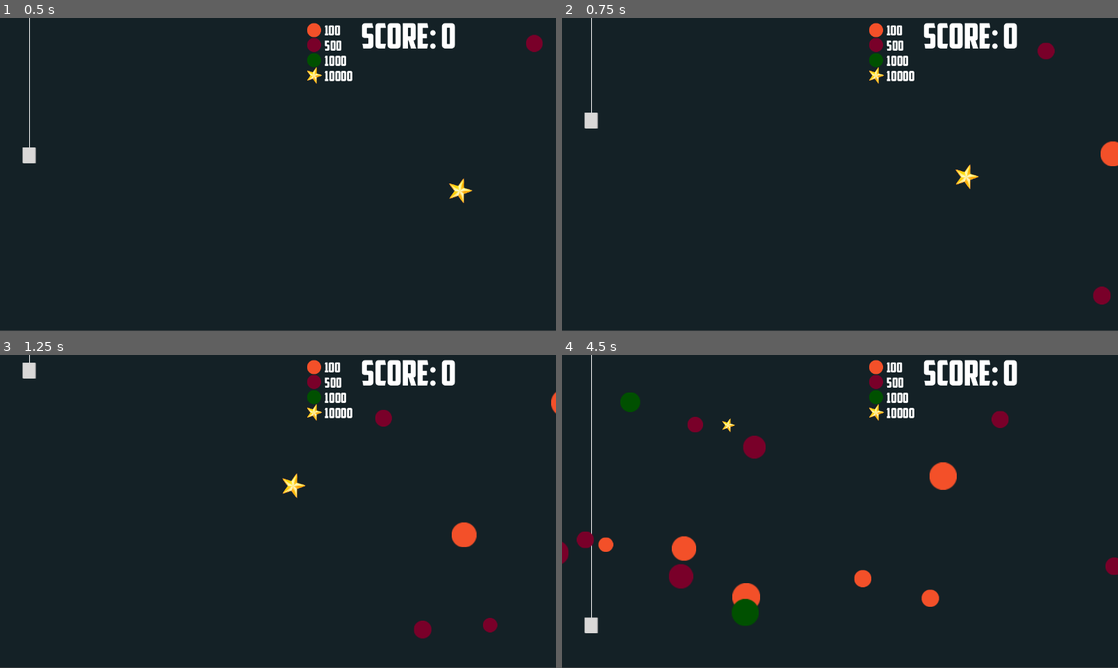
Above: before the commit, frames 1-4 (two rows, left to right).
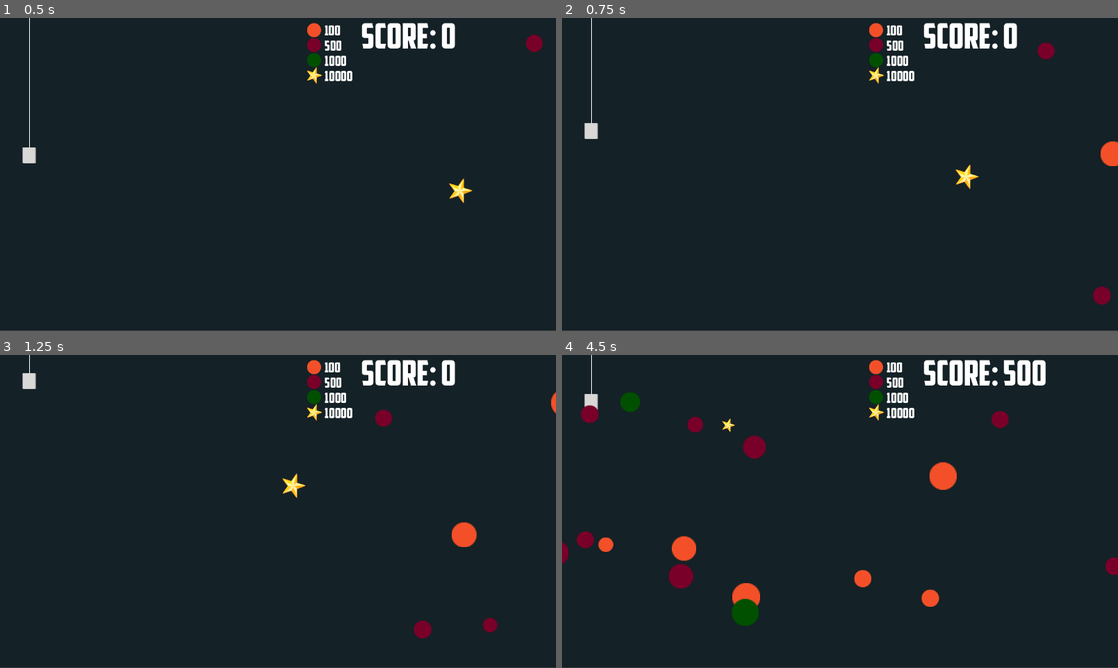
Above: after the commit, the same moments.

Repository: AdamYoder02/AAIDocumentation
Game: Godot game, scene res://level/level.tscn
The game is run twice, just before and just after one commit, with the same random seed, the same clock (stepped at 60 frames per second) and the same inputs.
Inputs (mouse positions are in pixels of both pictures, inside the frame that each line leads up to):
- Up to frame 1 (0.5 s): no input
- Up to frame 2 (0.75 s): move the mouse to (812, 237) at 0.52 s; hold Up (Up) from 0.53 s (still down); tap C (Spawn Ball) at 0.6 s
- Up to frame 3 (1.25 s): keep holding Up (Up)
- Up to frame 4 (4.5 s): move the mouse to (1006, 558) at 1.27 s; tap X (Throw) at 1.35, 2.85, 4.35 s; move the mouse to (673, 464) at 2.02 s; release Up (Up) at 2.03 s; hold Down (Down) 2.03-4.28 s; tap C (Spawn Ball) at 2.1, 3.6 s; move the mouse to (867, 511) at 2.77 s; move the mouse to (756, 433) at 3.52 s; move the mouse to (962, 495) at 4.27 s; hold Up (Up) from 4.28 s (still down)

Frame 1 is identical in both runs. In frame 2, 0.2% of the frame differs, in the area x 4-7%, y 30-39%; in frame 3, 0.2%; in frame 4, 0.9%, in the area x 3-87%, y 1-89%.

Commit message:
Added Mouse Control

Diff:
--- a/Pong/Pong/level/level.gd
+++ b/Pong/Pong/level/level.gd
@@ -1 +1,5 @@
 extends Node
+
+func _process(delta: float) -> void:
+	if Input.is_action_just_pressed("Exit"):
+		get_tree().quit()
--- a/Pong/Pong/level/level.tscn
+++ b/Pong/Pong/level/level.tscn
@@ -38,6 +38,8 @@
 [node name="Player" parent="." instance=ExtResource("1_85odk")]
 collision_layer = 2
 collision_mask = 2
+mouse_speed = 10.0
+minimum_mouse_motion = 3
 
 [node name="PlayerDetection" type="Area2D" parent="Player"]
 collision_layer = 2
--- a/Pong/Pong/player/player.gd
+++ b/Pong/Pong/player/player.gd
@@ -2,7 +2,12 @@
 
 signal state_changed(state)
 
-var speed: float = 400
+@export_range(300, 1000) var speed: float = 400
+@export_range(10, 300) var mouse_speed: float = 100
+@export_range(1, 10) var minimum_mouse_motion = 10
+var mouse_velocity: Vector2 = Vector2.ZERO
+
+
 var lock_position: float
 
 var fish_on_hook
@@ -15,10 +20,9 @@
 
 func _ready():
 	lock_position = position.x
+	Input.mouse_mode = 2
 
 func _physics_process(delta: float) -> void:
-
-
 	# if fish is caught set state
 	if state == States.CAUGHT:
 		state_changed.emit("caught_animation")
@@ -40,15 +44,28 @@
 
 
 	velocity = Vector2.ZERO
-	if Input.is_action_pressed("Up"):
-		velocity.y -= 1 * speed
-	if Input.is_action_pressed("Down"):
-		velocity.y += 1 * speed
+
+	_keyboard_input()
+	_input(Input.MOUSE_MODE_CAPTURED)
+	mouse_velocity = Vector2.ZERO
 
 	if state in [States.IDLE, States.MOVING]:
 		move_and_slide()
 
 	position.x = lock_position
+
+func _keyboard_input():
+	if Input.is_action_pressed("Up") or Input.is_action_just_released("Up"):
+		velocity.y -= 1 * speed
+	elif Input.is_action_pressed("Down") or Input.is_action_just_released("Down"):
+		velocity.y += 1 * speed
+
+func _input(event):
+	if event is InputEventMouseMotion:
+		mouse_velocity = event.get_screen_relative()
+		#print("Mouse Input Captured")
+
+	velocity.y += mouse_velocity.y * mouse_speed
 
 # detects when a ball hits the paddle
 func _on_player_detection_body_entered(body: Node2D) -> void:
--- a/Pong/Pong/player/player.tscn
+++ b/Pong/Pong/player/player.tscn
@@ -3,6 +3,57 @@
 [ext_resource type="Script" path="res://player/player.gd" id="1_5qiej"]
 [ext_resource type="Texture2D" uid="uid://xcgeak8bgkyw" path="res://Assets/Paddle.png" id="1_a14um"]
 [ext_resource type="Script" path="res://player/player_animations.gd" id="2_sdlq7"]
+
+[sub_resource type="Animation" id="Animation_1dr0e"]
+length = 0.001
+tracks/0/type = "value"
+tracks/0/imported = false
+tracks/0/enabled = true
+tracks/0/path = NodePath("Sprite2D:offset")
+tracks/0/interp = 1
+tracks/0/loop_wrap = true
+tracks/0/keys = {
+"times": PackedFloat32Array(0),
+"transitions": PackedFloat32Array(1),
+"update": 0,
+"values": [Vector2(0, 0)]
+}
+tracks/1/type = "value"
+tracks/1/imported = false
+tracks/1/enabled = true
+tracks/1/path = NodePath(".:position")
+tracks/1/interp = 1
+tracks/1/loop_wrap = true
+tracks/1/keys = {
+"times": PackedFloat32Array(0),
+"transitions": PackedFloat32Array(1),
+"update": 0,
+"values": [Vector2(68, 316)]
+}
+tracks/2/type = "value"
+tracks/2/imported = false
+tracks/2/enabled = true
+tracks/2/path = NodePath("Sprite2D:scale")
+tracks/2/interp = 1
+tracks/2/loop_wrap = true
+tracks/2/keys = {
+"times": PackedFloat32Array(0),
+"transitions": PackedFloat32Array(1),
+"update": 0,
+"values": [Vector2(1, 0.297521)]
+}
+tracks/3/type = "value"
+tracks/3/imported = false
+tracks/3/enabled = true
+tracks/3/path = NodePath("Sprite2D:rotation")
+tracks/3/interp = 1
+tracks/3/loop_wrap = true
+tracks/3/keys = {
+"times": PackedFloat32Array(0),
+"transitions": PackedFloat32Array(1),
+"update": 0,
+"values": [0.0]
+}
 
 [sub_resource type="Animation" id="Animation_t7xyj"]
 resource_name = "caught_animation"
@@ -44,57 +95,6 @@
 "values": [0.349066, -0.349066, 0.349066, -0.349066, 0.349066]
 }
 
-[sub_resource type="Animation" id="Animation_1dr0e"]
-length = 0.001
-tracks/0/type = "value"
-tracks/0/imported = false
-tracks/0/enabled = true
-tracks/0/path = NodePath("Sprite2D:offset")
-tracks/0/interp = 1
-tracks/0/loop_wrap = true
-tracks/0/keys = {
-"times": PackedFloat32Array(0),
-"transitions": PackedFloat32Array(1),
-"update": 0,
-"values": [Vector2(0, 0)]
-}
-tracks/1/type = "value"
-tracks/1/imported = false
-tracks/1/enabled = true
-tracks/1/path = NodePath(".:position")
-tracks/1/interp = 1
-tracks/1/loop_wrap = true
-tracks/1/keys = {
-"times": PackedFloat32Array(0),
-"transitions": PackedFloat32Array(1),
-"update": 0,
-"values": [Vector2(68, 316)]
-}
-tracks/2/type = "value"
-tracks/2/imported = false
-tracks/2/enabled = true
-tracks/2/path = NodePath("Sprite2D:scale")
-tracks/2/interp = 1
-tracks/2/loop_wrap = true
-tracks/2/keys = {
-"times": PackedFloat32Array(0),
-"transitions": PackedFloat32Array(1),
-"update": 0,
-"values": [Vector2(1, 0.297521)]
-}
-tracks/3/type = "value"
-tracks/3/imported = false
-tracks/3/enabled = true
-tracks/3/path = NodePath("Sprite2D:rotation")
-tracks/3/interp = 1
-tracks/3/loop_wrap = true
-tracks/3/keys = {
-"times": PackedFloat32Array(0),
-"transitions": PackedFloat32Array(1),
-"update": 0,
-"values": [0.0]
-}
-
 [sub_resource type="Animation" id="Animation_ojlj1"]
 tracks/0/type = "value"
 tracks/0/imported = false
--- a/Pong/Pong/project.godot
+++ b/Pong/Pong/project.godot
@@ -27,12 +27,14 @@
 
 Up={
 "deadzone": 0.5,
-"events": [Object(InputEventKey,"resource_local_to_scene":false,"resource_name":"","device":-1,"window_id":0,"alt_pressed":false,"shift_pressed":false,"ctrl_pressed":false,"meta_pressed":false,"pressed":false,"keycode":0,"physical_keycode":4194320,"key_label":0,"unicode":0,"location":0,"echo":false,"script":null)
+"events": [Object(InputEventMouseButton,"resource_local_to_scene":false,"resource_name":"","device":-1,"window_id":0,"alt_pressed":false,"shift_pressed":false,"ctrl_pressed":false,"meta_pressed":false,"button_mask":0,"position":Vector2(0, 0),"global_position":Vector2(0, 0),"factor":1.0,"button_index":4,"canceled":false,"pressed":false,"double_click":false,"script":null)
+, Object(InputEventKey,"resource_local_to_scene":false,"resource_name":"","device":-1,"window_id":0,"alt_pressed":false,"shift_pressed":false,"ctrl_pressed":false,"meta_pressed":false,"pressed":false,"keycode":0,"physical_keycode":4194320,"key_label":0,"unicode":0,"location":0,"echo":false,"script":null)
 ]
 }
 Down={
 "deadzone": 0.5,
-"events": [Object(InputEventKey,"resource_local_to_scene":false,"resource_name":"","device":-1,"window_id":0,"alt_pressed":false,"shift_pressed":false,"ctrl_pressed":false,"meta_pressed":false,"pressed":false,"keycode":0,"physical_keycode":4194322,"key_label":0,"unicode":0,"location":0,"echo":false,"script":null)
+"events": [Object(InputEventMouseButton,"resource_local_to_scene":false,"resource_name":"","device":-1,"window_id":0,"alt_pressed":false,"shift_pressed":false,"ctrl_pressed":false,"meta_pressed":false,"button_mask":0,"position":Vector2(0, 0),"global_position":Vector2(0, 0),"factor":1.0,"button_index":5,"canceled":false,"pressed":false,"double_click":false,"script":null)
+, Object(InputEventKey,"resource_local_to_scene":false,"resource_name":"","device":-1,"window_id":0,"alt_pressed":false,"shift_pressed":false,"ctrl_pressed":false,"meta_pressed":false,"pressed":false,"keycode":0,"physical_keycode":4194322,"key_label":0,"unicode":0,"location":0,"echo":false,"script":null)
 ]
 }
 Reset={
@@ -43,6 +45,7 @@
 Throw={
 "deadzone": 0.5,
 "events": [Object(InputEventKey,"resource_local_to_scene":false,"resource_name":"","device":-1,"window_id":0,"alt_press …(192 unchanged characters)…
+, Object(InputEventMouseButton,"resource_local_to_scene":false,"resource_name":"","device":-1,"window_id":0,"alt_pressed":false,"shift_pressed":false,"ctrl_pressed":false,"meta_pressed":false,"button_mask":1,"position":Vector2(233, 15),"global_position":Vector2(242, 61),"factor":1.0,"button_index":1,"canceled":false,"pressed":true,"double_click":false,"script":null)
 ]
 }
 "Spawn Ball"={
@@ -50,3 +53,8 @@
 "events": [Object(InputEventKey,"resource_local_to_scene":false,"resource_name":"","device":-1,"window_id":0,"alt_press …(191 unchanged characters)…
 ]
 }
+Exit={
+"deadzone": 0.5,
+"events": [Object(InputEventKey,"resource_local_to_scene":false,"resource_name":"","device":-1,"window_id":0,"alt_pressed":false,"shift_pressed":false,"ctrl_pressed":false,"meta_pressed":false,"pressed":false,"keycode":0,"physical_keycode":4194305,"key_label":0,"unicode":0,"location":0,"echo":false,"script":null)
+]
+}
